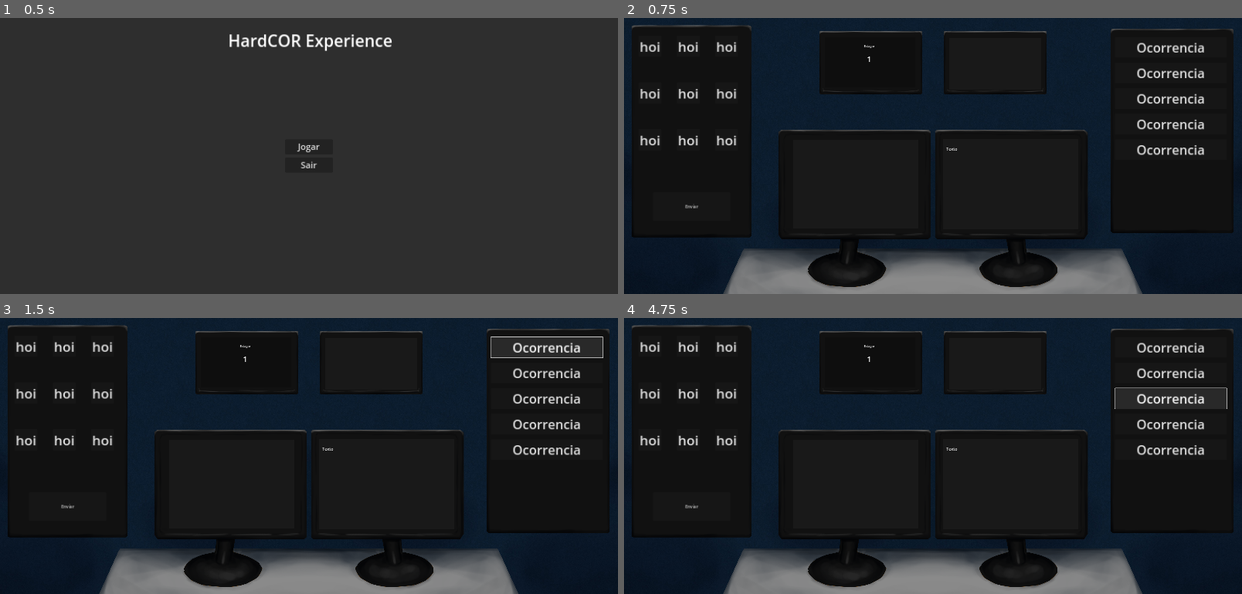
Above: before the commit, frames 1-4 (two rows, left to right).
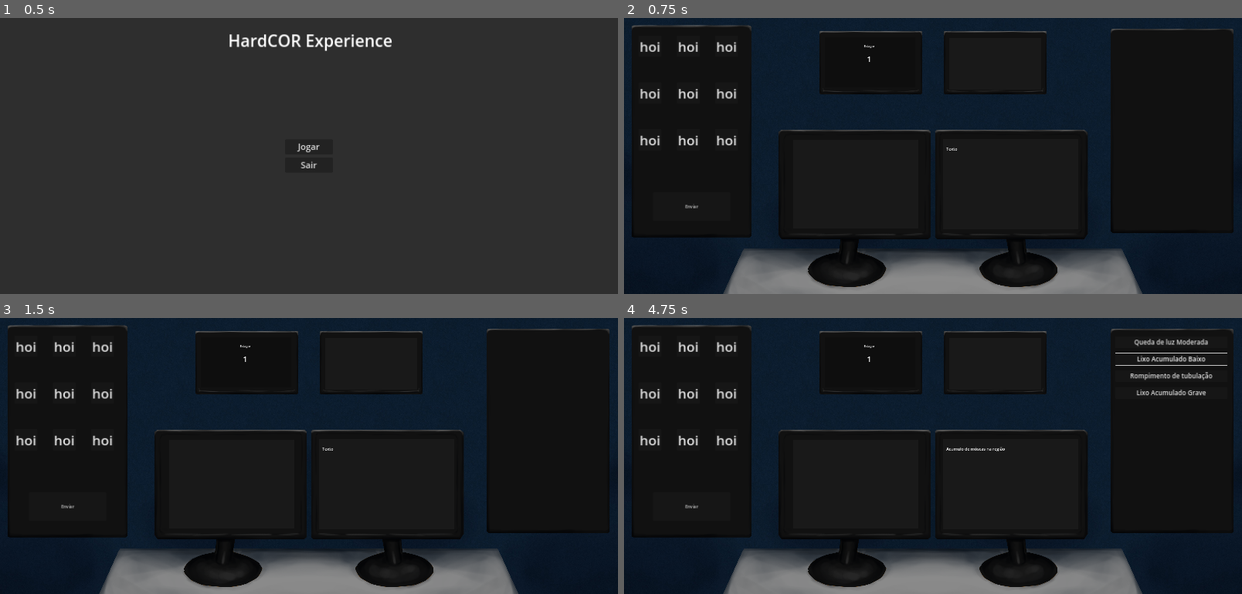
Above: after the commit, the same moments.

Repository: Guardenean/COR-Gamejam
Game: Godot game, scene res://Cenas/Inicio.tscn
The game is run twice, just before and just after one commit, with the same random seed, the same clock (stepped at 60 frames per second) and the same inputs.
Inputs (mouse positions are in pixels of both pictures, inside the frame that each line leads up to):
- Up to frame 1 (0.5 s): no input
- Up to frame 2 (0.75 s): click "Jogar" at 0.5 s
- Up to frame 3 (1.5 s): click (543, 348) at 1.25 s, where only the run before the commit has a clickable "Ocorrencia"
- Up to frame 4 (4.75 s): click (1174, 342) at 2 s, where only the run after the commit has a clickable "Queda de luz Moderada"; click (1167, 373) at 2.75 s, where only the run before the commit has a clickable "Ocorrencia"; click (1174, 359) at 3.5 s, where only the run after the commit has a clickable "Lixo Acumulado Baixo"; click (1167, 398) at 4.25 s, where only the run before the commit has a clickable "Ocorrencia"

Frame 1 is identical in both runs. In frame 2, 1.1% of the frame differs, in the area x 83-94%, y 8-50%; in frame 3, 1.3%; in frame 4, 1.9%, in the area x 52-98%, y 7-50%.

Commit message:
Ocorrencias
- Quase pleno funcionamento das ocorrências
- Descrição funciona

Diff:
--- /dev/null
+++ b/Cenas/BtnOcorrencias.tscn
@@ -0,0 +1,19 @@
+[gd_scene load_steps=2 format=3 uid="uid://bmmpnq0dxrobe"]
+
+[ext_resource type="Script" path="res://Scripts/btn_ocorrencias.gd" id="1_ratq5"]
+
+[node name="Control" type="Button"]
+anchors_preset = -1
+anchor_left = 0.5
+anchor_top = 0.5
+anchor_right = 0.5
+anchor_bottom = 0.5
+offset_left = -298.0
+offset_top = -4.0
+offset_right = 281.0
+offset_bottom = 164.0
+grow_horizontal = 2
+grow_vertical = 2
+script = ExtResource("1_ratq5")
+
+[connection signal="pressed" from="." to="." method="_on_pressed"]
--- a/Cenas/Principal.tscn
+++ b/Cenas/Principal.tscn
@@ -1,9 +1,10 @@
-[gd_scene load_steps=6 format=3 uid="uid://bo1lqd22ai3kg"]
+[gd_scene load_steps=7 format=3 uid="uid://bo1lqd22ai3kg"]
 
 [ext_resource type="Texture2D" uid="uid://dmxywrp1usmrg" path="res://Assets/SpritesPrincipais/Background.jpg" id="1_n0ukn"]
 [ext_resource type="Texture2D" uid="uid://q56a3pr5rlpp" path="res://Assets/SpritesPrincipais/Telao.png" id="2_jm5jg"]
 [ext_resource type="Texture2D" uid="uid://dqwmnpbjbpek5" path="res://Assets/SpritesPrincipais/Mesa.png" id="3_hkoks"]
 [ext_resource type="Texture2D" uid="uid://bluc56pxhhii1" path="res://Assets/SpritesPrincipais/Indicadores.png" id="4_eca31"]
+[ext_resource type="PackedScene" uid="uid://cv4wb5ronen2w" path="res://Cenas/TesteOcorrencias.tscn" id="5_rvb62"]
 
 [sub_resource type="LabelSettings" id="LabelSettings_smu3j"]
 font_size = 35
@@ -115,58 +116,6 @@
 offset_bottom = -0.104004
 text = "Enviar"
 
-[node name="ocorrencia" type="TextureRect" parent="."]
-layout_mode = 1
-anchors_preset = -1
-anchor_left = 0.784
-anchor_top = 0.027
-anchor_right = 0.991
-anchor_bottom = 0.791
-offset_left = -0.87207
-offset_top = -0.16
-offset_right = 0.671875
-offset_bottom = -0.280029
-texture = ExtResource("2_jm5jg")
-expand_mode = 1
-
-[node name="gridOcorrencias" type="VBoxContainer" parent="ocorrencia"]
-layout_mode = 1
-anchors_preset = -1
-anchor_left = 0.052
-anchor_top = 0.0562121
-anchor_right = 0.926
-anchor_bottom = 0.949364
-offset_top = -0.375
-offset_right = -3.05176e-05
-offset_bottom = -0.225037
-theme_override_constants/separation = 20
-metadata/_edit_use_anchors_ = true
-
-[node name="ocorrencia" type="Button" parent="ocorrencia/gridOcorrencias"]
-layout_mode = 2
-theme_override_font_sizes/font_size = 50
-text = "Ocorrencia"
-
-[node name="ocorrencia2" type="Button" parent="ocorrencia/gridOcorrencias"]
-layout_mode = 2
-theme_override_font_sizes/font_size = 50
-text = "Ocorrencia"
-
-[node name="ocorrencia3" type="Button" parent="ocorrencia/gridOcorrencias"]
-layout_mode = 2
-theme_override_font_sizes/font_size = 50
-text = "Ocorrencia"
-
-[node name="ocorrencia4" type="Button" parent="ocorrencia/gridOcorrencias"]
-layout_mode = 2
-theme_override_font_sizes/font_size = 50
-text = "Ocorrencia"
-
-[node name="ocorrencia5" type="Button" parent="ocorrencia/gridOcorrencias"]
-layout_mode = 2
-theme_override_font_sizes/font_size = 50
-text = "Ocorrencia"
-
 [node name="Mesa" type="Sprite2D" parent="."]
 position = Vector2(1204, 757)
 scale = Vector2(0.454071, 0.454071)
@@ -184,18 +133,18 @@
 offset_bottom = -717.948
 color = Color(0.140447, 0.140447, 0.140447, 0.458824)
 
-[node name="Label" type="Label" parent="Mesa/enunciado"]
+[node name="Desc" type="Label" parent="Mesa/enunciado"]
 clip_contents = true
 layout_mode = 1
 anchors_preset = -1
-anchor_left = 0.042
-anchor_top = 0.072
-anchor_right = 0.941
-anchor_bottom = 0.902
-offset_left = -18.872
-offset_top = 3.344
-offset_right = 15.844
-offset_bottom = 6.75397
+anchor_left = 0.026
+anchor_top = 0.076
+anchor_right = 0.955
+anchor_bottom = 0.911
+offset_left = -0.312004
+offset_top = 0.251995
+offset_right = -0.396118
+offset_bottom = -0.203064
 text = "Texto"
 label_settings = SubResource("LabelSettings_smu3j")
 autowrap_mode = 3
@@ -271,3 +220,10 @@
 theme_override_font_sizes/font_size = 75
 text = "1"
 horizontal_alignment = 1
+
+[node name="OcorrenciasTeste" parent="." instance=ExtResource("5_rvb62")]
+layout_mode = 1
+offset_left = 1887.0
+offset_top = 29.0
+offset_right = -21.0
+offset_bottom = -226.0
--- /dev/null
+++ b/Cenas/TesteOcorrencias.tscn
@@ -0,0 +1,47 @@
+[gd_scene load_steps=4 format=3 uid="uid://cv4wb5ronen2w"]
+
+[ext_resource type="Script" path="res://Scripts/ocorrenciasTriste.gd" id="1_86021"]
+[ext_resource type="Texture2D" uid="uid://q56a3pr5rlpp" path="res://Assets/SpritesPrincipais/Telao.png" id="2_u7cyh"]
+
+[sub_resource type="Theme" id="Theme_vi3dj"]
+Button/constants/align_to_largest_stylebox = 0
+Button/constants/h_separation = 4
+Button/constants/icon_max_width = 437
+Button/constants/outline_size = 0
+Button/font_sizes/font_size = 25
+
+[node name="OcorrenciasTeste" type="TextureRect"]
+anchors_preset = 15
+anchor_right = 1.0
+anchor_bottom = 1.0
+offset_left = 854.0
+offset_top = 3.0
+offset_right = -1054.0
+offset_bottom = -252.0
+grow_horizontal = 2
+grow_vertical = 2
+texture = ExtResource("2_u7cyh")
+expand_mode = 1
+script = ExtResource("1_86021")
+
+[node name="containerOcorrencias" type="VBoxContainer" parent="."]
+clip_contents = true
+layout_mode = 1
+anchors_preset = -1
+anchor_left = 0.052
+anchor_top = 0.0562121
+anchor_right = 0.926
+anchor_bottom = 0.949364
+offset_left = 2.00001
+offset_top = -3.37498
+offset_right = 1.99997
+offset_bottom = -3.22504
+grow_horizontal = 2
+grow_vertical = 2
+theme = SubResource("Theme_vi3dj")
+theme_override_constants/separation = 20
+
+[node name="Timer" type="Timer" parent="."]
+autostart = true
+
+[connection signal="timeout" from="Timer" to="." method="_on_timer_timeout"]
--- a/Cenas/node_2d.tscn
+++ /dev/null
@@ -1,3 +0,0 @@
-[gd_scene format=3 uid="uid://ctdr05vde8hte"]
-
-[node name="Node2D" type="Node2D"]
--- a/Cenas/Dicionario.gd
+++ b/Scripts/Dicionario.gd
@@ -97,5 +97,5 @@
 
 func seleciona_desastre():
 	var d = randi_range(0, desastres.size() - 1)
-	var _result = desastres[d]
-	return desastres
+	var result = desastres[d]
+	return result
--- /dev/null
+++ b/Scripts/btn_ocorrencias.gd
@@ -0,0 +1,13 @@
+extends Button
+
+var desaster
+var area_des
+
+
+func _ready():
+	area_des = get_tree().current_scene.find_child("Desc")
+	desaster = Desastres.seleciona_desastre()
+	text = desaster.nome
+
+func _on_pressed():
+	area_des.text = desaster.desc
--- /dev/null
+++ b/Scripts/ocorrenciasTriste.gd
@@ -0,0 +1,42 @@
+extends Node
+
+const ocor = preload("res://Cenas/BtnOcorrencias.tscn")
+@onready var box: VBoxContainer = $containerOcorrencias
+
+var min_ocor = 1
+var max_ocor = 5
+var intervalo_min = 20.0
+var intervalo_max = 40.0
+
+
+func _ready():
+	_start_gerador()
+
+
+func _start_gerador():
+	var gerador_timer = Timer.new()
+	add_child(gerador_timer)
+	gerador_timer.one_shot = false
+	gerador_timer.wait_time = randf_range(intervalo_min, intervalo_max)
+	gerador_timer.timeout.connect(_on_timer_timeout)
+	gerador_timer.start()
+
+func _on_timer_timeout() -> void:
+	# Verifica se já atingiu o limite de botões
+	if box.get_child_count() >= max_ocor:
+		return
+
+	# Cria e adiciona o botão
+	var btn_ocorrencias = ocor.instantiate()
+	box.add_child(btn_ocorrencias)
+
+	# Configura um Timer para remover o botão após 20 segundos
+	var removal_timer = Timer.new()
+	btn_ocorrencias.add_child(removal_timer)
+	removal_timer.one_shot = true
+	removal_timer.wait_time = 20.0
+	removal_timer.timeout.connect(func() -> void:
+		if btn_ocorrencias:
+			btn_ocorrencias.queue_free()
+	)
+	removal_timer.start()
--- a/project.godot
+++ b/project.godot
@@ -15,6 +15,10 @@
 config/features=PackedStringArray("4.3", "GL Compatibility")
 config/icon="res://Assets/icon.svg"
 
+[autoload]
+
+Desastres="*res://Scripts/Dicionario.gd"
+
 [display]
 
 window/size/viewport_width=2408
Binary file removed: Assets/Mapa-Rio.jpg
Not shown, removed: Assets/Mapa-Rio.jpg.import
Binary file added: Assets/SpritesPrincipais/IconMedidores.png
Not shown, changed: Assets/SpritesPrincipais/IconMedidores.png.import
Binary file removed: Assets/Tela Principal.jpg
Not shown: 1 places in Cenas/Dicionario.tscn that only renumber resources
